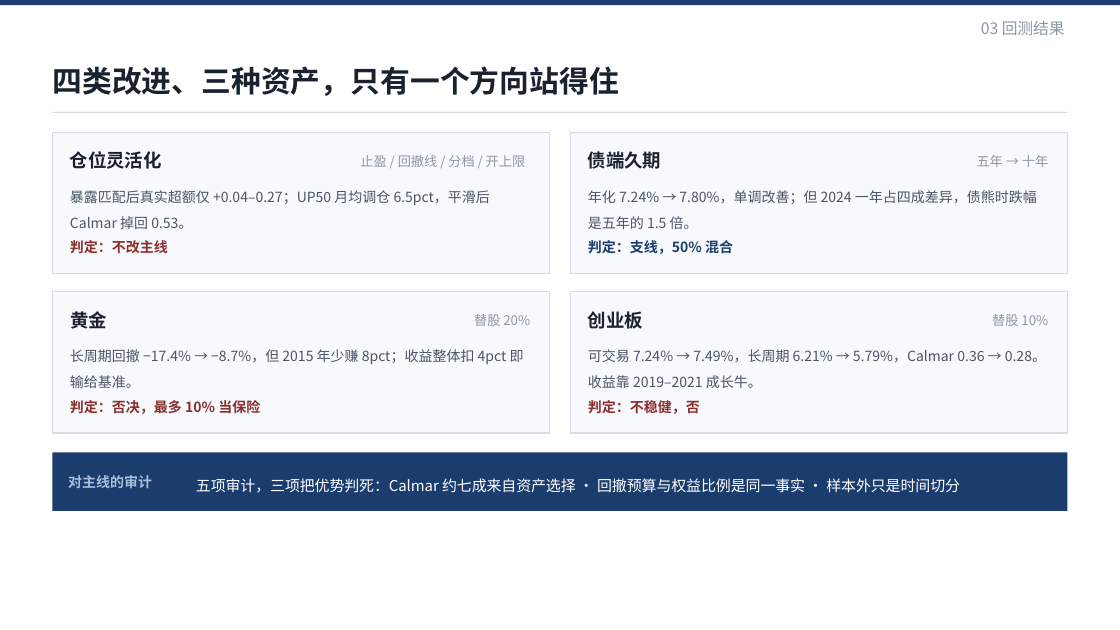
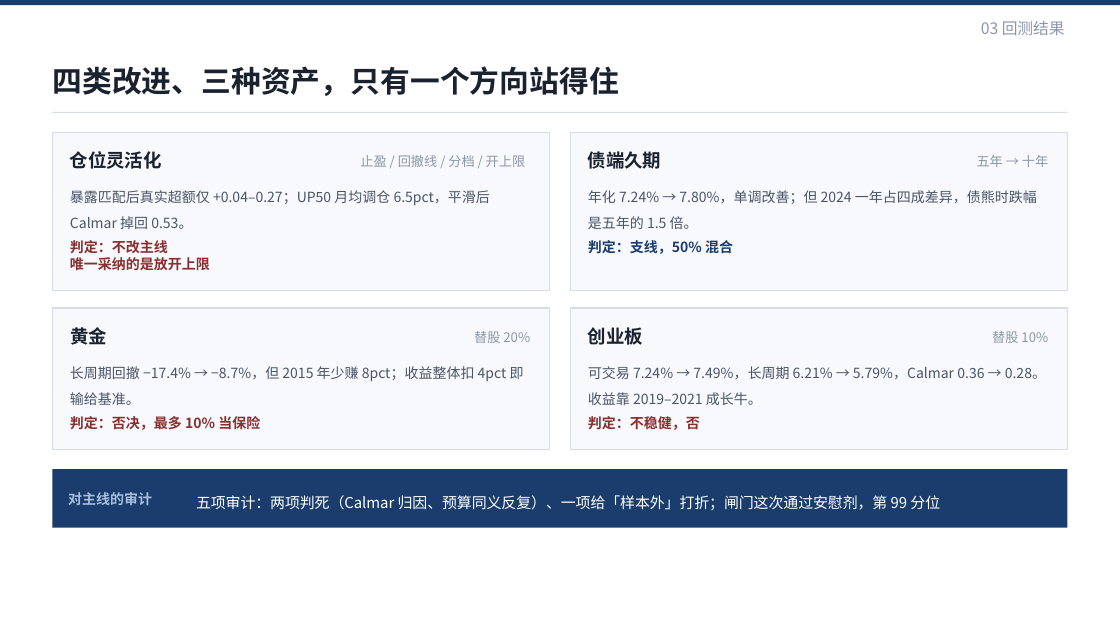
Before and after one commit to youool/dividend-bond-allocation, a slide deck: slide 18 of report/红利低波与国债配置策略_课程汇报/红利低波与国债配置策略_课程汇报.pptx. Drawn at 1120x630 pixels with LibreOffice and Linux fonts; fonts in the diff are those of the drawing. Boxes give left, top, right and bottom in pixels: in the first picture for what was removed or moved away, otherwise in the second. Text is boxed around its words. In the diff, an @@ line names an element or a change of style, - is before the commit and + after.

Commit message:
v5：闸门改为双向（上限 50%），全部结果与材料同步重跑
策略变更：allocation.py 的闸门由「只降不升、上限 40%」改为「双向、区间 20%-50%」。
- 长周期：6.28%/-12.06%/0.521 → 7.15%/-12.36%/0.578
- 可交易：7.20%/-6.33%/1.138 → 8.41%/-6.54%/1.286
- 闸门安慰剂：可交易由第 92 分位升至第 99 分位，长周期第 100 分位
- 换手 6.3pct/月，年手续费约 0.37%（八年），成本提到千 1 优势仍在
- 上限 0.45-0.50 为平台（长 0.560-0.583、交 1.217-1.280），非孤立尖峰

同步：六组实验中的波动率组、五项审计、久期支线、纳指、滚动三年、再平衡、
README、技术报告 v5（33 页/16 表/8 图）、汇报 PPT 七页与讲稿。
新增 experiment_switch.py（牛市换宽基，否）与 experiment_dynamic*.py（双向闸门检验）。

```diff
--- a/report/红利低波与国债配置策略_课程汇报/红利低波与国债配置策略_课程汇报.pptx
+++ b/report/红利低波与国债配置策略_课程汇报/红利低波与国债配置策略_课程汇报.pptx
@@ rectangle: place and size @@
-rectangle at [52,132,549,274]
+rectangle at [52,132,549,291]
@@ rectangle: place and size @@
-rectangle at [571,132,1068,274]
+rectangle at [571,132,1068,291]
@@ text at [70,257,210,271]: paragraph added @@
+唯一采纳的是放开上限
@@ 9 texts, 3 rectangles: place and size @@
-9 texts, 3 rectangles at [52,292,1068,512]
+9 texts, 3 rectangles at [52,308,1068,528]
@@ text at [196,495,940,510]: text changed @@
-五项审计，三项把优势判死：Calmar 约七成来自资产选择 · 回撤预算与权益比例是同一事实 · 样本外只是时间切分
+五项审计：两项判死（Calmar 归因、预算同义反复）、一项给「样本外」打折；闸门这次通过安慰剂，第 99 分位
```
Also in this commit, not shown: 6 other slides changed, 44 other files.
